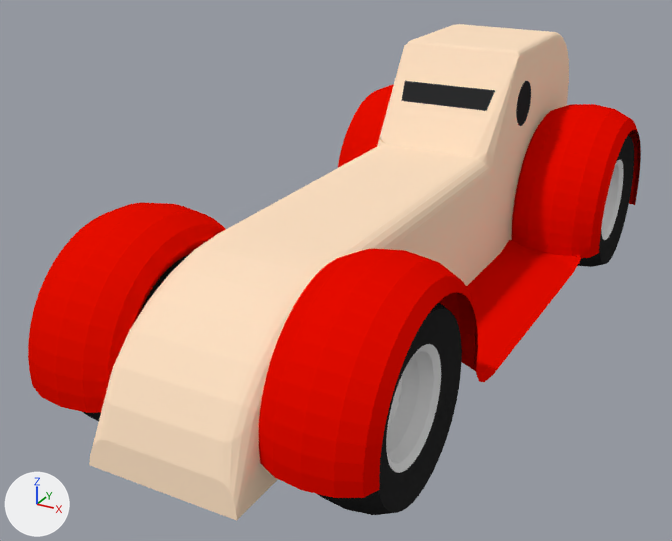
The Blender file Blender/buggy.blend: old version first, new version second.
Rendered twice from a camera (50 mm lens) standing at (13.36, -43.28, 19.13) and looking at (-7.95, -4.54, -0.24). Arrows for +X, +Y and +Z are at lower left; the lights stay in place.

Names of what the first picture shows: 'Body', 'LB Wheel', 'LF Wheel', 'Left Wheelhouse', 'Right wheelhouse'.
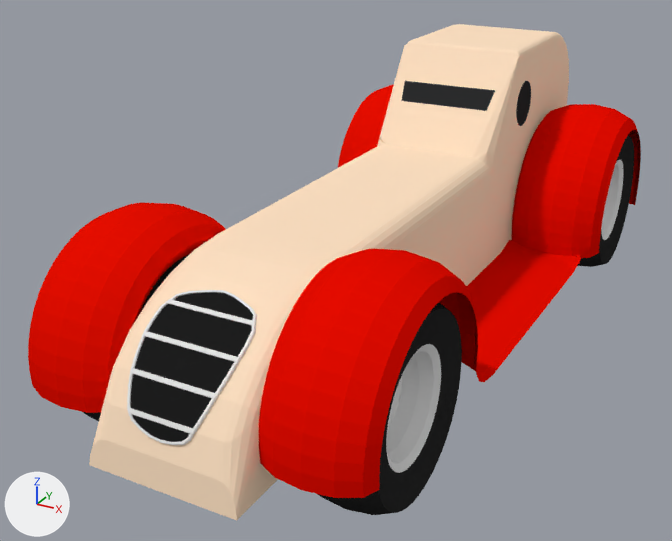
Where the change shows, as pixel boxes (x1, y1, x2, y2) in the pictures (672 x 541 px):
```json
{"part": 1, "of": "me_body", "change": "added", "after": [106, 271, 291, 480]}
```

Edits to the scene script, one JSON object a line:
```json
{"op": "add", "block": "mat_metal", "code": ["mat_metal = diffuse_material('Metal')", "mat_metal.base_color = (0.8, 0.8, 0.8)  # white #e7e7e7"]}
{"op": "add", "block": "mat_grill", "code": ["mat_grill = diffuse_material('Grill')", "mat_grill.base_color = (0.0134, 0.0134, 0.0134)  # black #1f1f1f"]}
{"block": "me_body", "where": "# used by ob_body; location = (-5.83, 3.61, 1.37); scale = (3.4, 3.4, 3.4)"}
{"op": "remove", "block": "me_body", "code": "me_body.from_pydata(...)  # 376 vertices, 297 faces; spans x -1.0..1.0, y -7.47..3.94, z -1.0..2.47"}
{"op": "add", "block": "me_body", "code": "me_body.from_pydata(...)  # 720 vertices, 614 faces; spans x -1.0..1.0, y -7.47..3.94, z -1.0..2.47"}
{"block": "me_body", "change": "me_body part 1: 344 vertices added at x -0.66..0.62, y -7.39..-6.05, z -0.44..0.82"}
{"op": "add", "block": "me_body", "code": "me_body.materials.append(mat_grill)  # black #1f1f1f"}
{"op": "add", "block": "me_body", "code": "me_body.materials.append(mat_metal)  # white #e7e7e7"}
```
